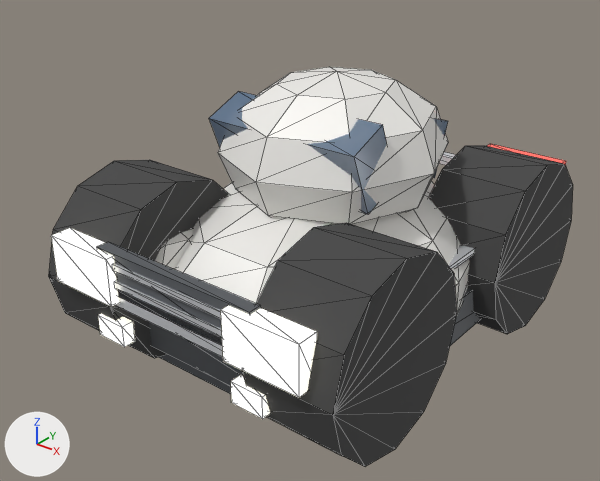
Before and after pictures for a commit that changed the glTF model navigacio/models/scross.glb.
Before and after are seen from a 50 mm camera at (2.15, -2.9, 2.21) aimed at (-0.06, -0.14, 0.5). Lighting does not change. The marker at lower left points along +X, +Y and +Z. The older version comes first. Mesh edges are drawn as thin lines. Where no turn or scale is listed for an object, it has been applied to the vertices. Vertices at exactly the same position are counted once.

Names of what the first picture shows: 'scross'.
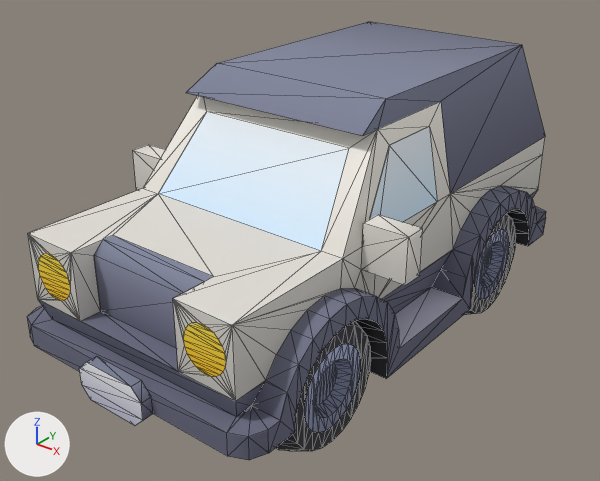
The change, as a diff of the scene's bpy script:
```diff
--- a/navigacio/models/scross.glb.py
+++ b/navigacio/models/scross.glb.py
@@ img_colormap @@
+img_colormap = load_image('colormap', '_unpacked/colormap', 512, 512, 'sRGB')
@@ mat_colormap @@
+mat_colormap = bpy.data.materials.new('colormap')
+# uses the picture img_colormap
@@ me_scross @@
 # used by ob_scross; location = (0.0, 0.0, 0.0)
-me_scross.from_pydata(...)  # 657 vertices, 1166 faces; spans x -0.8..0.8, y -1.07..1.04, z 0.0..1.28
-me_scross.materials.append(mat_paint)  # white #faf8f4
-me_scross.materials.append(mat_glass)  # blue #617c99
-me_scross.materials.append(mat_chrome)  # white #eff1f6
-me_scross.materials.append(mat_trim)  # dark grey #5c5f63
-me_scross.materials.append(mat_rubber)  # dark grey #454545
-me_scross.materials.append(mat_tail)  # red #e5454b, glowing red #ff5945
-me_scross.materials.append(mat_head)  # white #fafcf3, glowing pale yellow #fffae7
+me_scross.from_pydata(...)  # 461 vertices, 814 faces; spans x -0.75..0.75, y -1.35..1.2, z 0.0..1.1
+# me_scross part 1: the loose piece of 67 vertices spanning x -0.72..0.72, y -0.81..0.77, z 0.0..0.79 is rebuilt with 385 vertices and now spans x -0.75..0.75, y -1.3..1.15, z 0.0..1.0, in mat_colormap
+# me_scross part 2: the loose piece of 47 vertices spanning x -0.52..0.52, y -0.51..0.59, z 0.57..1.28 is rebuilt with 18 vertices and now spans x -0.55..0.55, y -0.43..1.15, z 0.6..1.1, in mat_colormap
+# me_scross part 3: a new loose piece of 16 vertices spanning x -0.17..0.17, y -1.35..-1.3, z 0.05..0.22, in mat_colormap
+# me_scross part 4: 33 loose pieces with 535 vertices, spanning x -0.8..0.8, y -1.07..1.04, z 0.0..1.24, are deleted
+# me_scross part 5
+# 8 vertices are removed from x -0.67..0.67, y -0.45..0.45, z 0.52..0.55
+# 12 faces are deleted
+# 26 vertices are added at x -0.55..0.55, y -0.65..1.15, z 0.3..1.01
+# 14 new faces join them
+# other edits to the shape of me_scross do not show in these pictures
+me_scross.materials.append(mat_colormap)
@@ me_wheel_front_left @@
+me_wheel_front_left.from_pydata(...)  # 216 vertices, 332 faces; spans x -0.05..0.3, y -0.3..0.3, z -0.3..0.3
+me_wheel_front_left.materials.append(mat_colormap)
@@ ob_scross @@
 ob_scross = bpy.data.objects.new('scross', me_scross)
-ob_scross.location = (0.0, 0.0, 0.0)
+ob_scross.location = (0.0, 0.0, 0.2)
@@ ob_wheel_front_left @@
+ob_wheel_front_left = bpy.data.objects.new('wheel-front-left', me_wheel_front_left)
+ob_wheel_front_left.location = (0.3, -0.76, 0.3)
@@ ob_wheel_back_left @@
+ob_wheel_back_left = bpy.data.objects.new('wheel-back-left', me_wheel_front_left.copy())
+ob_wheel_back_left.location = (0.3, 0.56, 0.3)
```

Boxes (x1, y1, x2, y2) around the edits, measured in the pictures (600 x 481 px; the box of a moved part takes in the faces that stretch with it):
'scross', reshaped, moved, recoloured (10% taller): before (49, 67, 573, 466); after (27, 21, 546, 460)
'wheel-front-left', added: after (276, 321, 371, 451)
'wheel-back-left', added: after (465, 214, 516, 314)
part 1 of me_scross, rebuilt: before (175, 181, 470, 316); after (27, 95, 546, 460)
part 2 of me_scross, rebuilt (56% wider, 9% taller): before (218, 67, 448, 225); after (186, 21, 545, 194)
part 3 of me_scross, added: after (80, 357, 153, 426)
part 4 of me_scross, deleted: before (49, 91, 573, 466)
part 5 of me_scross, moved or reshaped: before (449, 245, 474, 268); after (158, 112, 437, 251)
